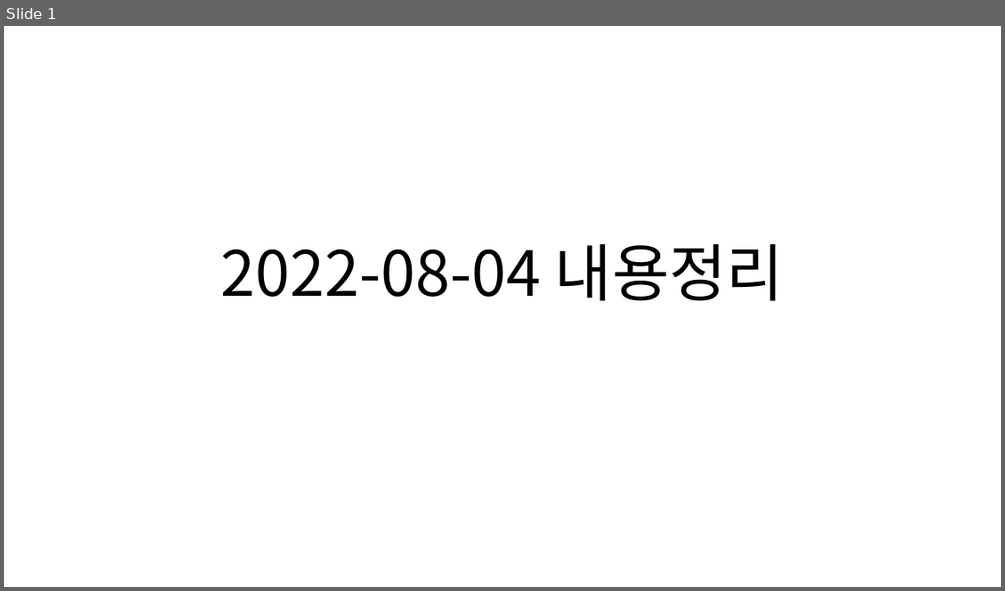
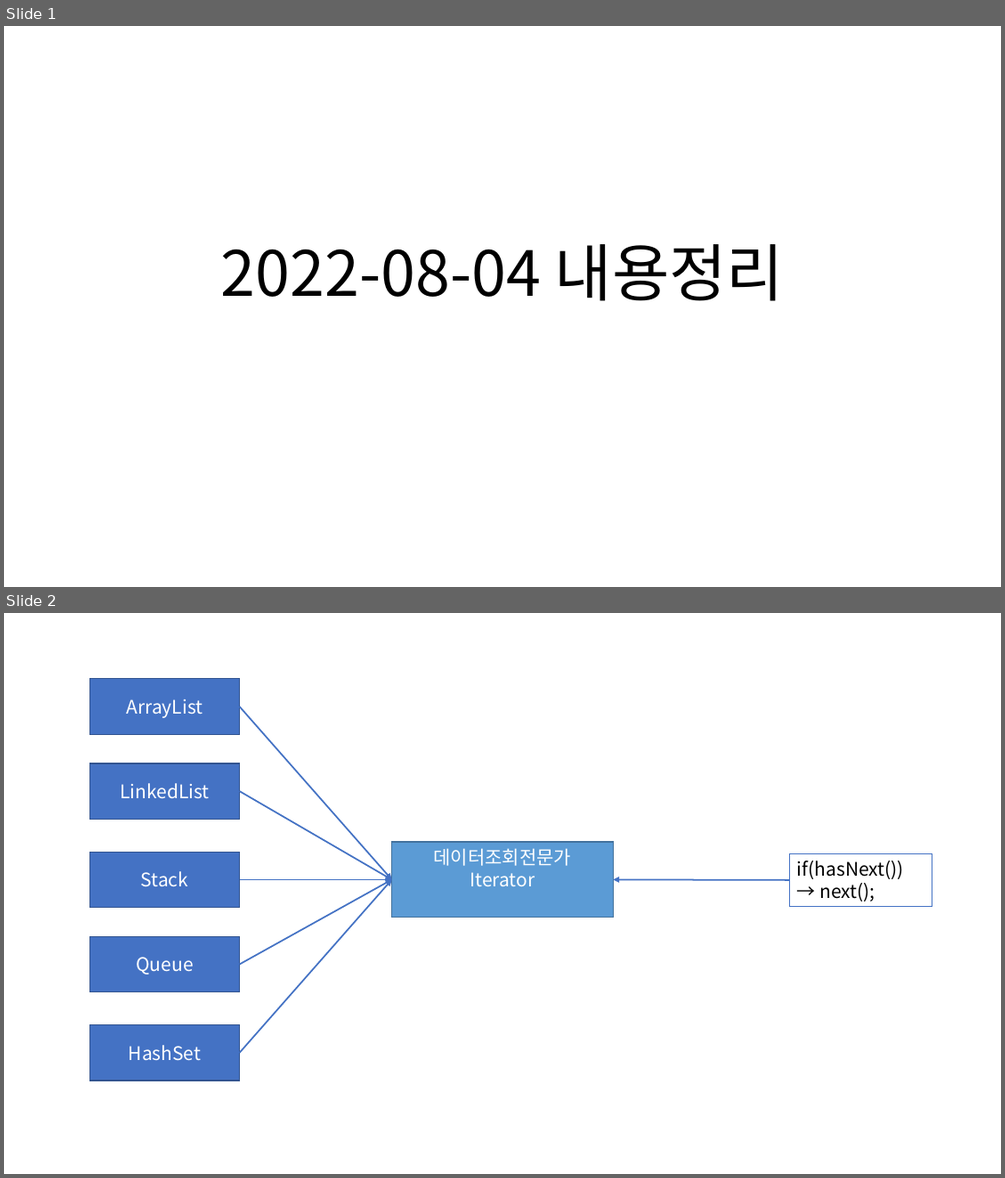
Before and after one commit to Dingadung/2022-study-workspace, a slide deck: study-note/자바/2022-08-05 내용정리 .pptx. Shown one above the other, each under a label of ours: slide 1 before the commit, slides 1 and 2 after it. The pictures are 1005x591 and 1005x1178 pixels, drawn with LibreOffice and Linux fonts; fonts in the diff are those of the drawing. Boxes give left, top, right and bottom in pixels: in the first picture for what was removed or moved away, otherwise in the second. Text is boxed around its words. In the diff, an @@ line names an element or a change of style, - is before the commit and + after.

Commit message:
Practice making Iterator step-3, make ArrayListIterator inner class

```diff
--- a/study-note/자바/2022-08-05 내용정리 .pptx
+++ b/study-note/자바/2022-08-05 내용정리 .pptx
@@ slide 2 added at (x1=4, y1=613, x2=1001, y2=1174), background #FFFFFF @@
@@ rectangle added at (x1=90, y1=679, x2=240, y2=734), fill #4472C4, outline #325491 1 pt, 18 pt, text #FFFFFF @@
+ArrayList
@@ arrow added from (240, 706) to (392, 879), #4472C4 1.5 pt @@
@@ rectangle added at (x1=90, y1=763, x2=240, y2=819), fill #4472C4, outline #325491 1 pt, 18 pt, text #FFFFFF @@
+LinkedList
@@ arrow added from (240, 791) to (392, 879), #4472C4 1.5 pt @@
@@ rectangle added at (x1=90, y1=852, x2=240, y2=907), fill #4472C4, outline #325491 1 pt, 18 pt, text #FFFFFF @@
+Stack
@@ rectangle added at (x1=392, y1=842, x2=614, y2=917), fill #5B9BD5, outline #43739E 1 pt, 18 pt, text #FFFFFF @@
+데이터조회전문가
+Iterator
@@ arrow added from (240, 879) to (392, 879), #4472C4 1.5 pt @@
@@ arrow added from (240, 965) to (392, 879), #4472C4 1.5 pt @@
@@ arrow added from (240, 1053) to (392, 879), #4472C4 1.5 pt @@
@@ arrow added from (790, 880) to (614, 879), #4472C4 1.5 pt @@
@@ rectangle added at (x1=790, y1=854, x2=933, y2=907), fill #FFFFFF, outline #4472C4 1 pt, 18 pt, text #000000 @@
+if(hasNext())
+→ next();
@@ rectangle added at (x1=90, y1=937, x2=240, y2=992), fill #4472C4, outline #325491 1 pt, 18 pt, text #FFFFFF @@
+Queue
@@ rectangle added at (x1=90, y1=1025, x2=240, y2=1080), fill #4472C4, outline #325491 1 pt, 18 pt, text #FFFFFF @@
+HashSet
```
Also in this commit, not shown: 3 other slides added, 3 slides removed, 7 other files.
